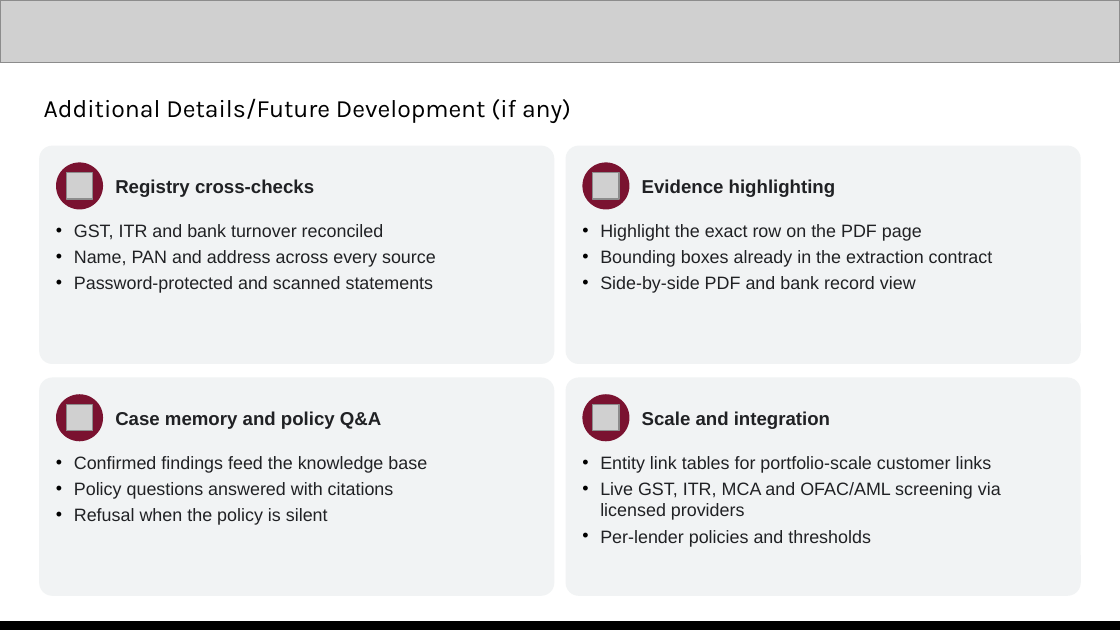
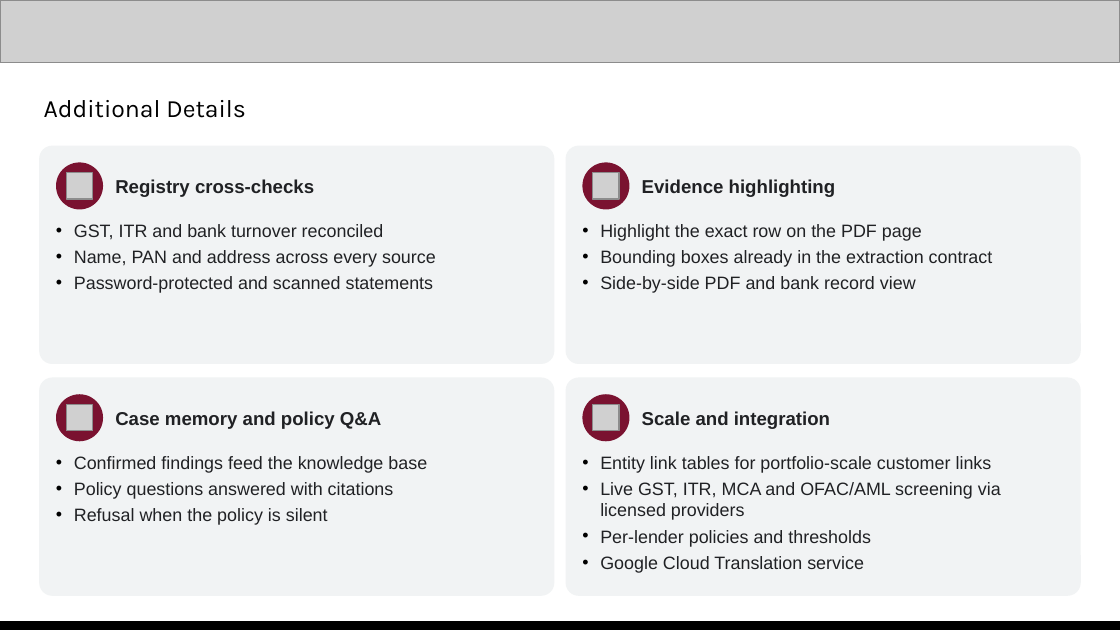
Before and after one commit to abhinavmukwane/FinRiskLensAI-RAG-V2, a slide deck: slide 21 of Doc/FinRiskLens_AI_Builder_Cup_2026.pptx (slide 18 before the commit). Drawn at 1120x630 pixels with LibreOffice and Linux fonts; fonts in the diff are those of the drawing; grey boxes stand for pictures. Boxes give left, top, right and bottom in pixels: in the first picture for what was removed or moved away, otherwise in the second. Text is boxed around its words. In the diff, an @@ line names an element or a change of style, - is before the commit and + after.

```diff
--- a/Doc/FinRiskLens_AI_Builder_Cup_2026.pptx
+++ b/Doc/FinRiskLens_AI_Builder_Cup_2026.pptx
@@ text at box(44, 100, 246, 118): text changed @@
-Additional Details/Future Development (if any)
+Additional Details
@@ text at box(600, 556, 864, 573): paragraph added @@
+• Google Cloud Translation service
```
Also in this commit, not shown: 15 other slides changed, 3 slides added, 2 other files.
